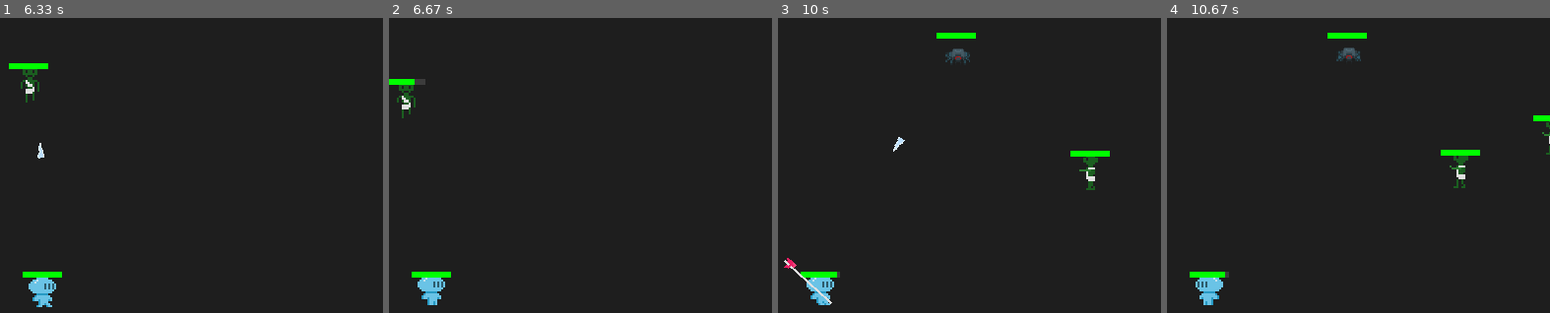
Above: before the commit, frames 1-4 (left to right).
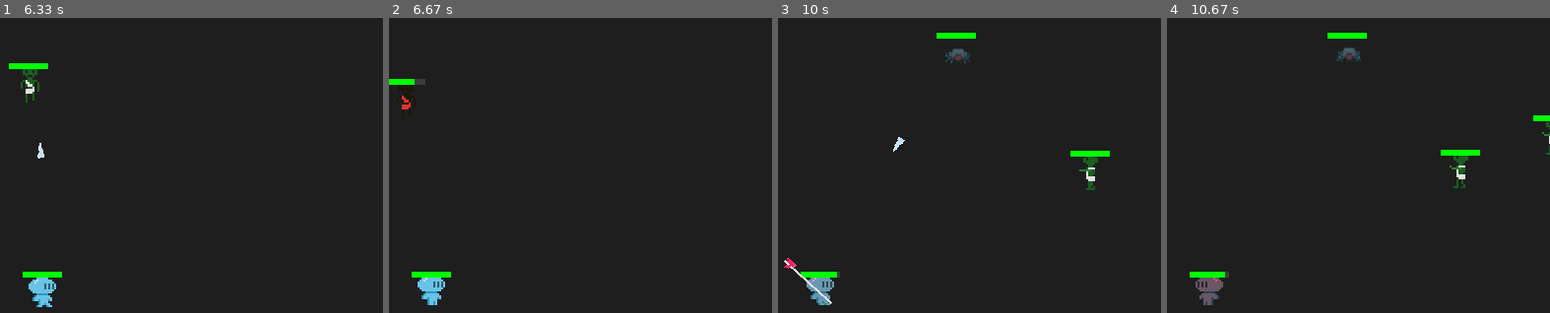
Above: after the commit, the same moments.

Repository: NullBrainReference/dv_pygame_vamplike
Game: pygame game, started from main.py
The game is run twice, just before and just after one commit, with the same random seed, the same clock (stepped at 60 frames per second) and the same inputs.
Inputs:
- Up to frame 1 (6.33 s): tap 2 at 0.33, 2 s; tap 1 at 0.67, 4.48, 5.95 s; hold W 1.5-1.97 s; hold S 3.4-3.87 s; hold A 3.9-4.3 s; hold W 4.33-4.7 s; hold D 4.73-5.37 s; hold S 5.4-5.77 s; hold A 5.8-6.27 s; hold D from 6.3 s (still down)
- Up to frame 2 (6.67 s): keep holding D; tap 2 at 6.45 s
- Up to frame 3 (10 s): release D at 6.77 s; hold W 6.8-7.1 s; hold D 7.13-7.6 s; tap 1 at 7.28, 8.68 s; hold A 7.63-8.17 s; tap 2 at 7.78, 9.12 s; hold S 8.2-8.5 s; hold A 8.53-8.93 s; hold W 8.97-9.33 s; hold D from 9.37 s (still down)
- Up to frame 4 (10.67 s): release D at 10 s; hold S 10.03-10.4 s; tap 1 at 10.18 s; hold A from 10.43 s (still down); tap 2 at 10.58 s
The pictures show only the part of the screen within x 45-95%, y 4-54%; the shares and areas given below are measured in that part.

Frame 1 is identical in both runs. In frame 2, 0.3% of the frame differs, in the area x 2-7%, y 22-34%; in frame 3, 0.4%; in frame 4, 0.5%, in the area x 7-15%, y 88-98%.

Commit message:
damage anim & effects

Diff:
--- a/Effects/AdrenalinSpeedEffect.py
+++ b/Effects/AdrenalinSpeedEffect.py
@@ -4,32 +4,43 @@
 
 class AdrenalinSpeedEffect(Effect):
     """
-    On damage, with given chance grant a one-time speed boost,
-    then remove it when the duration expires.
+    On damage → with given chance grant a one-time speed boost.
+    After boost_duration expires, remove speed bonus and
+    effect is ready to trigger again on next damage.
     """
     def __init__(self,
-                 chance: float = 0.2,
-                 amount: float = 16,
-                 duration: float = 5.0):
-        super().__init__(duration)
-        self.chance    = chance
-        self.amount    = amount
-        self._boosted  = False
-        self._removed  = False
+                 chance: float = 0.4,
+                 amount: float = 32.0,
+                 boost_duration: float = 7.0):
+        super().__init__(None)
+        self.chance         = chance
+        self.amount         = amount
+        self.boost_duration = boost_duration
+        self._boosted       = False
+
+        self._timer         = boost_duration
 
     def apply(self,
               dt: float,
               unit,
               event: str | None = None,
               **kwargs):
-        if event != "damage" or self._boosted:
+        if event != "damage":
+            return
+        # only trigger if not currently boosted and timer indicates ready
+        if self._boosted or self._timer < self.boost_duration:
             return
         if random.random() < self.chance:
             unit.speed += self.amount
             self._boosted = True
+            self._timer   = 0.0
 
     def update(self, dt: float, unit):
-        super().update(dt, unit)
-        if self._boosted and self.is_expired and not self._removed:
-            unit.speed -= self.amount
-            self._removed = True
+        if self._boosted:
+            self._timer += dt
+            if self._timer >= self.boost_duration:
+                # boost ended: remove bonus
+                unit.speed -= self.amount
+                self._boosted = False
+                # clamp timer to allow next trigger
+                self._timer   = self.boost_duration
--- a/Effects/SpikesCastEffect.py
+++ b/Effects/SpikesCastEffect.py
@@ -14,7 +14,7 @@
     """
     def __init__(self,
                  count: int = 12,
-                 damage: float = 5,
+                 damage: float = 8,
                  chance: float = 0.2,
                  cooldown: float = 0.3):
         super().__init__(None)
--- /dev/null
+++ b/Effects/Visual/DamageFlashEffect.py
@@ -0,0 +1,61 @@
+
+import pygame
+from Effects.Effect import Effect
+
+def lerp(a: float, b: float, t: float) -> float:
+    return a + (b - a) * t
+
+def lerp_color(c1: pygame.Color, c2: pygame.Color, t: float) -> pygame.Color:
+    return pygame.Color(
+        max(0, min(255, int(lerp(c1.r, c2.r, t)))),
+        max(0, min(255, int(lerp(c1.g, c2.g, t)))),
+        max(0, min(255, int(lerp(c1.b, c2.b, t)))),
+        max(0, min(255, int(lerp(c1.a, c2.a, t)))),
+    )
+
+class DamageFlashEffect(Effect):
+    """
+    On damage → flash sprite tint original -> flash_color -> original
+    over two phases of total duration = half_duration * 2.
+    Never expires from unit.effects.
+    """
+    def __init__(self,
+                 flash_color: pygame.Color = pygame.Color(255, 0, 0, 255),
+                 half_duration: float = 0.15):
+        super().__init__(duration=None)
+        self.flash_color    = flash_color
+        self.half_duration  = half_duration
+        self.total_duration = half_duration * 2
+        self._timer         = self.total_duration
+        # default original tint = white, full alpha
+        self._orig_color    = pygame.Color(255, 255, 255, 255)
+
+    def apply(self,
+              dt: float,
+              unit,
+              event: str | None = None,
+              **kwargs):
+        if event != "damage":
+            return
+        # retrigger only if previous flash finished
+        if self._timer < self.total_duration:
+            return
+        self._timer = 0.0
+
+    def update(self, dt: float, unit):
+        # advance flash timer
+        if self._timer < self.total_duration:
+            self._timer = min(self._timer + dt, self.total_duration)
+            # compute normalized t in [0,1]
+            t = self._timer / self.total_duration
+            # ramp up to 1 then down to 0
+            if t <= 0.5:
+                mix = t * 2
+            else:
+                mix = (1 - t) * 2
+            unit.flash_tint = lerp_color(self._orig_color,
+                                         self.flash_color,
+                                         mix)
+        else:
+            # done flashing
+            unit.flash_tint = None
--- a/Unit/Enemy.py
+++ b/Unit/Enemy.py
@@ -7,6 +7,7 @@
 from GameManagement.Camera import Camera
 from Events.Events      import GainExp
 from Events.EventBus    import bus
+from Effects.Visual.DamageFlashEffect import DamageFlashEffect
 
 class Enemy(Unit):
     def __init__(self,
@@ -22,24 +23,25 @@
 
         self.scale = scale
 
-        # Загрузка анимаций для этого типа (idle, side, up, down)
         self.animations = {
             state: ANIMATION_LIBRARY.get(f"{enemy_type}.{state}")
             for state in ("idle", "side", "up", "down")
         }
 
-        # Состояние анимации
+        # Anim state
         self.current_anim   = self.animations["idle"]
         self.anim_timer     = 0.0
         self.anim_frame_idx = 0
-        self.flip_horiz     = False  # отразить по горизонтали (для side)
+        self.flip_horiz     = False
+        self.flash_tint     = None
+
         self.team = "enemy"
 
     def update(self, dt: float, player_pos: pygame.Vector2):
-        # Обновляем оружие
+        self.update_effects(dt)
+
         self.weapon.update(dt)
 
-        # Движемся к игроку
         direction = player_pos - self.pos
 
 
@@ -69,17 +71,25 @@
             self.anim_timer -= frame_duration
             self.anim_frame_idx = (self.anim_frame_idx + 1) % len(self.current_anim.frames)
 
-# Unit/Enemy.py
     def draw(self, screen: pygame.Surface, camera: Camera):
-        # frame = self.current_anim.frames[self.anim_frame_idx]
         orig = self.current_anim.frames[self.anim_frame_idx]
-        sc = self.scale
-        frame = pygame.transform.scale(orig, (orig.get_width()*sc, orig.get_height()*sc))
+        sc   = self.scale
+        frame = pygame.transform.scale(
+            orig,
+            (orig.get_width() * sc, orig.get_height() * sc)
+        )
         if self.flip_horiz:
             frame = pygame.transform.flip(frame, True, False)
 
+        # apply tint if set by DamageFlashEffect
+        tint = getattr(self, "flash_tint", None)
+        if tint:
+            overlay = pygame.Surface(frame.get_size(), pygame.SRCALPHA)
+            overlay.fill(tint)
+            frame.blit(overlay, (0, 0), special_flags=pygame.BLEND_RGBA_MULT)
+
         screen_pos = camera.apply(self.pos)
-        rect = frame.get_rect(center=screen_pos)
+        rect       = frame.get_rect(center=screen_pos)
         screen.blit(frame, rect)
 
         bar_pos = screen_pos + pygame.Vector2(0, -20)
--- a/Unit/Player.py
+++ b/Unit/Player.py
@@ -8,6 +8,7 @@
 from UI.LevelBar import draw_level_progress
 from GameManagement.Camera import Camera
 from Effects.RegenerationEffect import RegenerationEffect
+from Effects.Visual.DamageFlashEffect import DamageFlashEffect
 from Weapon.Bow import Bow
 from Weapon.Weapon import Halberd
 from Events.Events import GainExp, LevelUp, BonusSelected
@@ -52,6 +53,7 @@
         self.anim_timer     = 0.0
         self.anim_frame_idx = 0
         self.flip_horiz     = False
+        self.flash_tint  = None
 
         self.is_dead = False
         self.team = "player"
@@ -103,19 +105,26 @@
 
     def draw(self, screen: pygame.Surface, camera: Camera):
         orig = self.current_anim.frames[self.anim_frame_idx]
-        sc = self.scale
-        frame = pygame.transform.scale(orig, (orig.get_width()*sc, orig.get_height()*sc))
-        # frame = self.current_anim.frames[self.anim_frame_idx]
+        sc   = self.scale
+        frame = pygame.transform.scale(
+            orig,
+            (orig.get_width() * sc, orig.get_height() * sc)
+        )
         if self.flip_horiz:
             frame = pygame.transform.flip(frame, True, False)
 
+        tint = getattr(self, "flash_tint", None)
+        if tint:
+            overlay = pygame.Surface(frame.get_size(), pygame.SRCALPHA)
+            overlay.fill(tint)
+            frame.blit(overlay, (0, 0), special_flags=pygame.BLEND_RGBA_MULT)
+
         screen_pos = camera.apply(self.pos)
-        rect = frame.get_rect(center=screen_pos)
+        rect       = frame.get_rect(center=screen_pos)
         screen.blit(frame, rect)
 
         if not self.is_dead:
-
-            bar_pos = camera.apply(self.pos) + pygame.Vector2(0, -20)
+            bar_pos = screen_pos + pygame.Vector2(0, -20)
             draw_hp_bar(screen, self, pos=bar_pos)
             draw_weapon_icons(self, screen)
             draw_level_progress(self, screen)
--- a/Unit/Unit.py
+++ b/Unit/Unit.py
@@ -2,6 +2,7 @@
 import pygame
 from abc import ABC, abstractmethod
 from Effects.Effect import Effect
+from Effects.Visual.DamageFlashEffect import DamageFlashEffect
 
 class Unit(ABC):
     def __init__(self, hp: float, weapon):
@@ -11,6 +12,9 @@
         self.effects: list[Effect] = []
         self.is_dead = False
         self.team    = None
+        self.flash_tint = None
+
+        self.add_effect(DamageFlashEffect(half_duration=0.15))
 
     def add_effect(self, effect: Effect):
         self.effects.append(effect)
